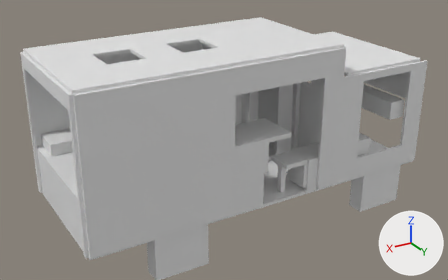
Two versions of the OBJ model v2/model.obj, one commit apart.
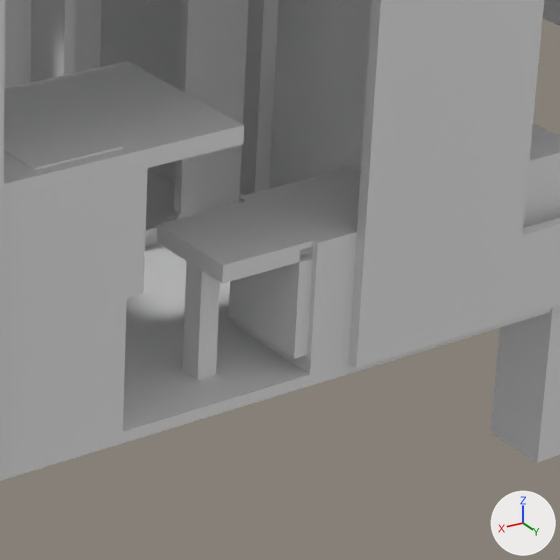
There are two pictures of each version: one whole from a 50 mm lens placed at (5.14, 5.69, 3.86), pointed at (1.16, -0.95, 0.54), one close up on the part from 52% to 82% of the width and 37% to 84% of the height. Every picture has the same lights, and +X, +Y and +Z are marked at lower right. The first two pictures are the older version. Where no turn or scale is listed for an object, it has been applied to the vertices. Vertices at exactly the same position are counted once.

Objects in the first close-up: 'model'.
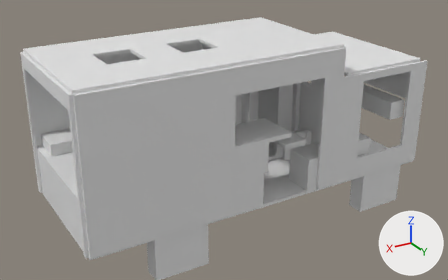
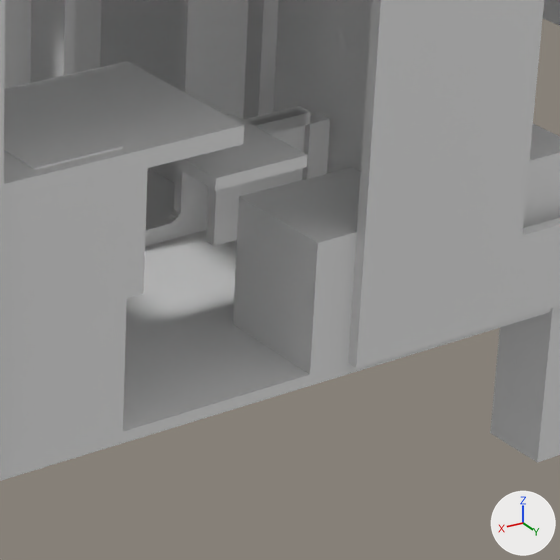
Where the change shows, as pixel boxes [x1, y1, x2, y2] in the close-ups (560 x 560 px):
```json
{"part": 1, "of": "me_model", "change": "added", "after": [169, 114, 308, 191]}
{"part": 2, "of": "me_model", "change": "added", "after": [206, 111, 306, 246]}
{"part": 3, "of": "me_model", "change": "added", "after": [244, 106, 330, 180]}
{"part": 4, "of": "me_model", "change": "deleted", "before": [157, 201, 314, 283]}
{"part": 5, "of": "me_model", "change": "deleted", "before": [182, 261, 220, 380]}
{"part": 6, "of": "me_model", "change": "deleted", "before": [229, 247, 313, 359]}
```

Edits to the scene script, one JSON object a line:
```json
{"block": "me_model", "where": "# used by ob_model"}
{"op": "remove", "block": "me_model", "code": "me_model.from_pydata(...)  # 1147 vertices, 1175 faces; spans x -1.5..3.49, y -1.87..0.04, z -0.6..1.92"}
{"op": "add", "block": "me_model", "code": "me_model.from_pydata(...)  # 1153 vertices, 1181 faces; spans x -1.5..3.49, y -1.87..0.04, z -0.6..1.92"}
{"block": "me_model", "change": "me_model part 1: a new loose piece, a box spanning x 0.46..0.8, y -0.44..-0.06, z 0.68..0.72"}
{"block": "me_model", "change": "me_model part 2: a new loose piece, a box spanning x 0.2..0.54, y -0.44..-0.4, z 0.3..0.68"}
{"block": "me_model", "change": "me_model part 3: a new loose piece of 14 vertices spanning x 0.1..0.66, y -0.46..-0.4, z 0.12..0.68"}
{"block": "me_model", "change": "me_model part 4: the loose piece of 8 vertices spanning x 0.45..0.79, y -0.36..-0.02, z 0.39..0.45 is deleted"}
{"block": "me_model", "change": "me_model part 5: the loose piece of 8 vertices spanning x 0.7..0.77, y -0.23..-0.15, z 0.0..0.39 is deleted"}
{"block": "me_model", "change": "me_model part 6: the loose piece of 8 vertices spanning x 0.45..0.5, y -0.36..-0.02, z 0.06..0.43 is deleted"}
```
